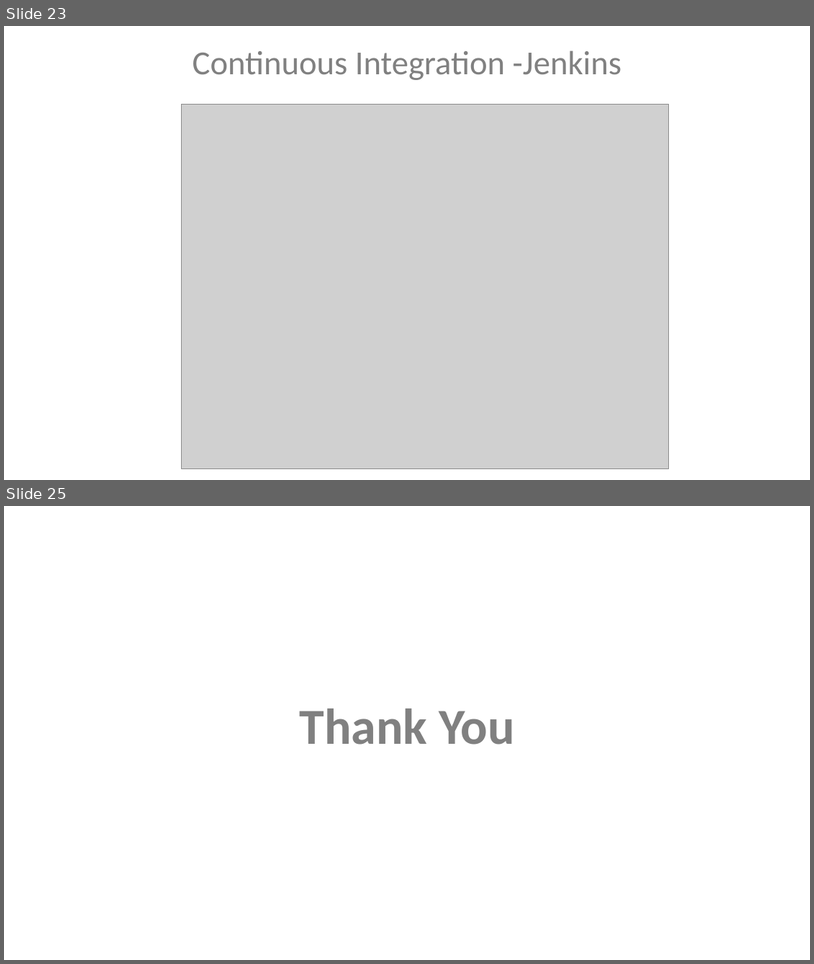
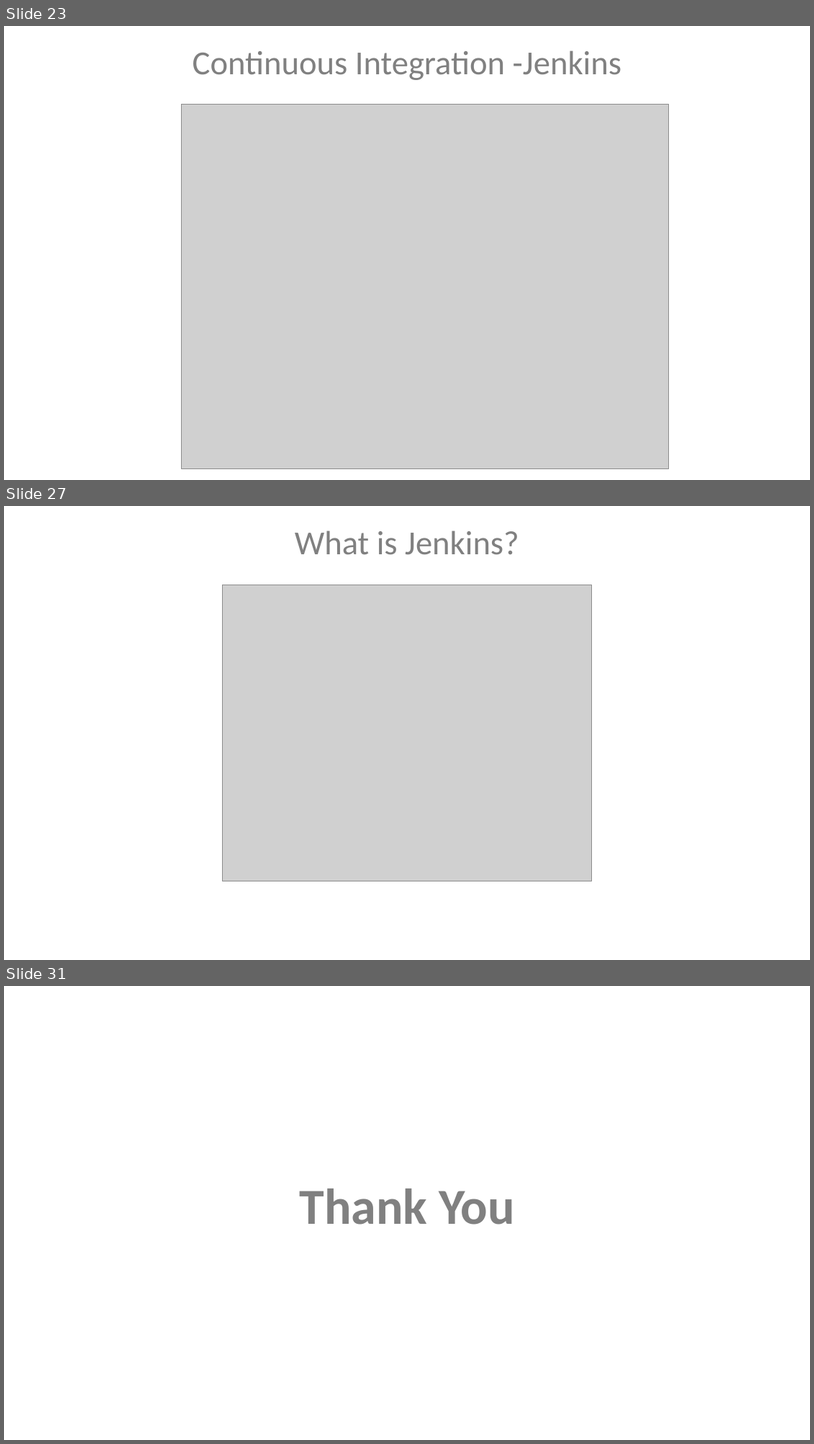
Before and after one commit to VaijinathHarbak/DevOpsDemo, a slide deck: DevOps.pptx. Shown one above the other, each under a label of ours: slides 23 and 25 before the commit, slides 23, 27 and 31 after it; the slides between them are not shown. The pictures are 814x964 and 814x1444 pixels, drawn with LibreOffice and Linux fonts; fonts in the diff are those of the drawing; grey boxes stand for pictures. Boxes give left, top, right and bottom in pixels: in the first picture for what was removed or moved away, otherwise in the second. Text is boxed around its words. In the diff, an @@ line names an element or a change of style, - is before the commit and + after.

```diff
--- a/DevOps.pptx
+++ b/DevOps.pptx
@@ slide 27 added at (4, 506, 810, 960), background #FFFFFF @@
@@ text added at (295, 530, 520, 555), 40 pt, text #808080 @@
+What is Jenkins?
@@ picture added at (222, 584, 592, 881) @@
@@ what was slide 25 is now slide 31 @@
```
Also in this commit, not shown: 1 slide changed, 5 other slides added, 1 other file.
